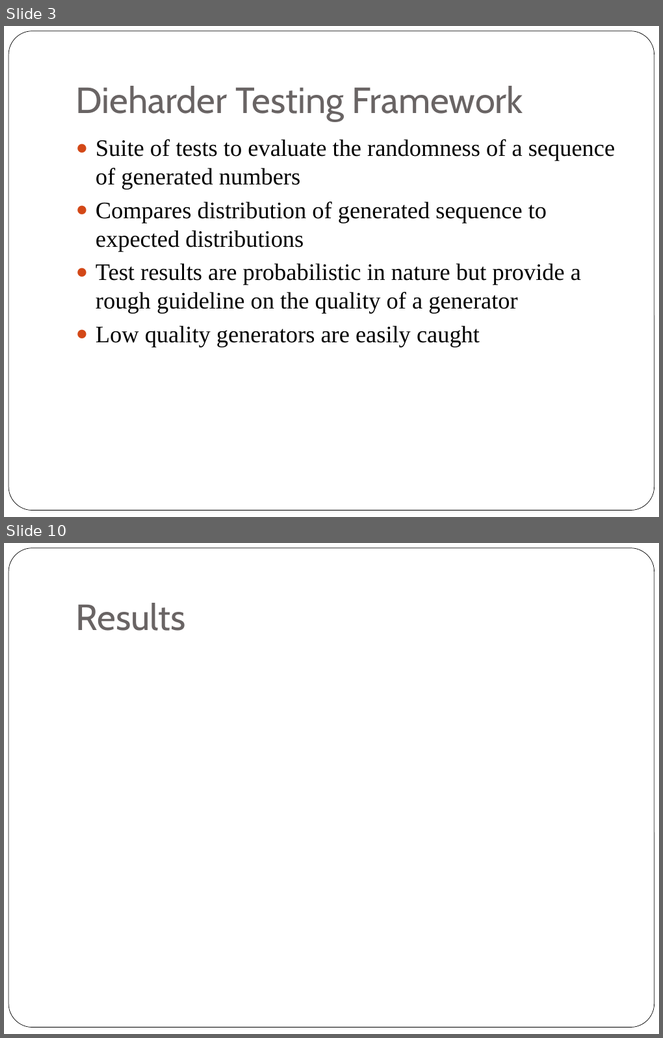
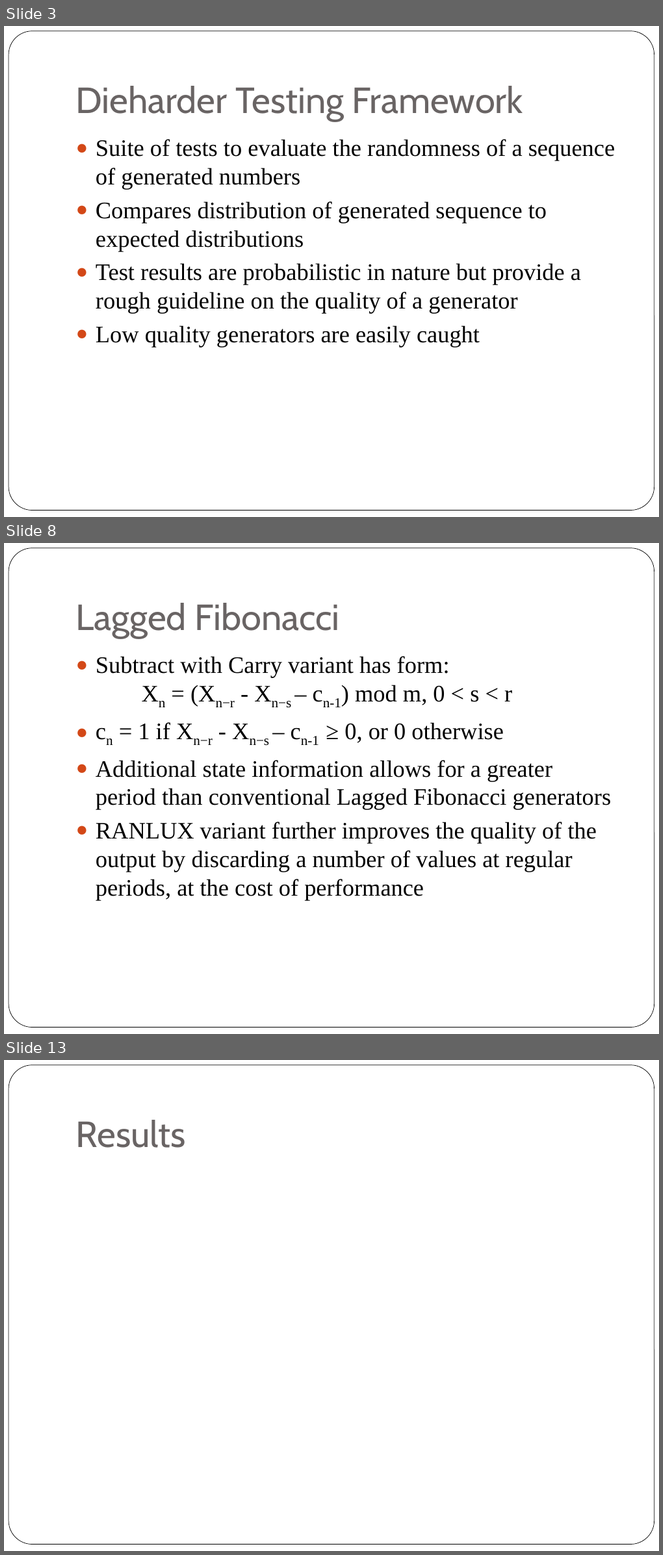
Before and after one commit to kashev/rngs, a slide deck: presentation/pres.pptx. Shown one above the other, each under a label of ours: slides 3 and 10 before the commit, slides 3, 8 and 13 after it; the slides between them are not shown. The pictures are 663x1038 and 663x1555 pixels, drawn with LibreOffice and Linux fonts; fonts in the diff are those of the drawing. Boxes give left, top, right and bottom in pixels: in the first picture for what was removed or moved away, otherwise in the second. Text is boxed around its words. In the diff, an @@ line names an element or a change of style, - is before the commit and + after.

Commit message:
Update generator slides in presentation

```diff
--- a/presentation/pres.pptx
+++ b/presentation/pres.pptx
@@ slide 8 added at <box>4,543,659,1034</box>, background #FFFFFF; not listed: 1 template element that a slide beside it also shows @@
@@ title added at <box>76,603,340,639</box>, 40 pt, text #696464 @@
+Lagged Fibonacci
@@ text added at <box>96,656,612,901</box>, 26 pt, text #000000 @@
+● Subtract with Carry variant has form:
+  Xn = (Xn−r - Xn−s – cn-1) mod m, 0 < s < r
+● cn = 1 if Xn−r - Xn−s – cn-1 ≥ 0, or 0 otherwise
+● Additional state information allows for a greater period than conventional Lagged Fibonacci generators
+● RANLUX variant further improves the quality of the output by discarding a number of values at regular periods, at the cost of performance
@@ what was slide 10 is now slide 13 @@
```
Also in this commit, not shown: 5 slides changed, 2 other slides added.
